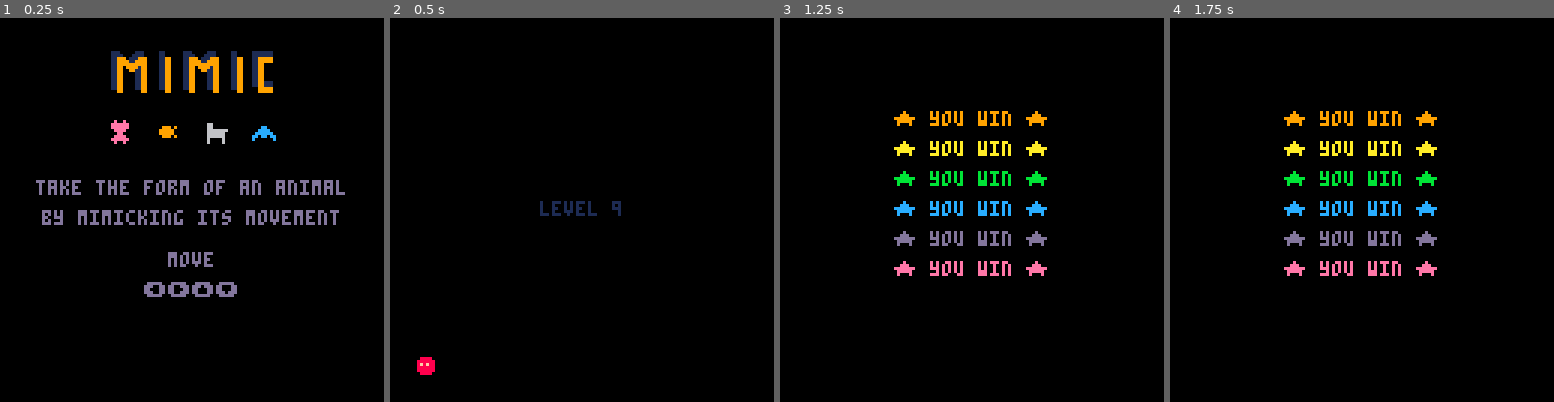
Above: before the commit, frames 1-4 (left to right).
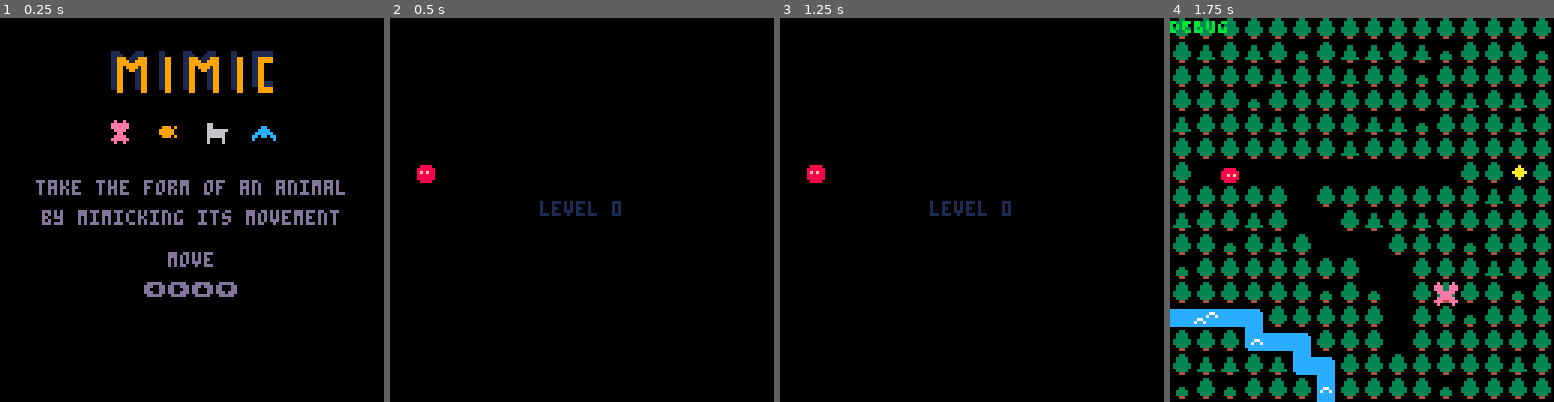
Above: after the commit, the same moments.

Repository: sourencho/mimic
Game: PICO-8 cartridge mimic.p8
Same seed, same stepped clock (60 frames per second), same inputs: the game is played once before the commit and once after it.
Inputs:
- Up to frame 1 (0.25 s): no input
- Up to frame 2 (0.5 s): tap X (X key) at 0.33 s
- Up to frame 3 (1.25 s): tap O (Z key) at 0.7 s; tap X (X key) at 1.07 s
- Up to frame 4 (1.75 s): hold Right from 1.6 s (still down); tap O (Z key) at 1.7 s

Frame 1 is identical in both runs. In frame 2, 0.4% of the frame differs, in the area x 7-60%, y 38-93%; in frame 3, 3.9%; in frame 4, 41%, in the area x 0-100%, y 0-100%.

Commit message:
Draft of win vfx sparks

Diff:
--- a/mimic.p8
+++ b/mimic.p8
@@ -7,7 +7,7 @@
 -- DATA
 
 -- SETTINGS
-start_level = 9
+start_level = 0
 
 slow_speed = 20 -- the larger the slower the npcs move
 tile_slow_speed = 2 -- the larger the slower the tiles animate
@@ -24,7 +24,7 @@
 level_size = 16
 level_count = 9
 
-debug_mode = false
+debug_mode = true
 debug = "DEBUG\n"
 
 show_trail = false
@@ -90,6 +90,7 @@
     state = "splash", -- possible values [splash, play, won]
     level = start_level,
     tick = 0,
+    level_end_tick = 0,
     pause_count = 0, -- the amount of ticks to pause the game
 }
 
@@ -156,6 +157,7 @@
     --    draw_fn = foobar(pos, curr_tick, start_tick, end_tick),
     --    start_tick = 0,
     --    end_tick = 0,
+    --    meta_data = {}
     --}
 }
 
@@ -198,7 +200,8 @@
         col = col,
         draw_fn = draw_fn,
         start_tick = game.tick,
-        end_tick = end_tick
+        end_tick = end_tick,
+        meta_data = {},
     }
     add(particles, trail)
 end
@@ -674,7 +677,7 @@
     if (btnp(1)) pl.dx = 1
     if (btnp(2)) pl.dy = -1
     if (btnp(3)) pl.dy = 1
-    -- if (btnp(4)) show_trail = not show_trail
+    -- if (btnp(4)) win_vfx({4, 4})
     if (btnp(5)) then
         if game.state == "splash" then
             game.state = "play"
@@ -719,6 +722,8 @@
     if is_static_tile(win, p.x, p.y) then
         change_level = game.level + 1
         sfx(11)
+        win_vfx({p.x, p.y})
+        game.level_end_tick = game.tick
         return
     end
 
@@ -896,9 +901,9 @@
 
 function init_level(_level)
     actors = {}
-    particles={}
+    --particles={}
     game.level = _level
-    game.tick = 0
+    -- game.tick = 0
     init_tiles(_level)
     init_actors(_level)
     init_player(_level)
@@ -958,22 +963,27 @@
 -->8
 -- vfx
 
-function draw_heart(pos, col, curr_tick, start_tick, end_tick)
+function draw_spark(pos, col, curr_tick, start_tick, end_tick, meta_data)
+    local delta = curr_tick - start_tick
+    circfill(pos[1] + meta_data.dir[1] * delta, pos[2] + meta_data.dir[2] * delta, 1, col)
+end
+
+function draw_heart(pos, col, curr_tick, start_tick, end_tick, meta_data)
     local waver = game.tick % 4
     if (game.tick % 8) < 4 then waver *= -1 end
     waver += ({[true]=1,[false]=-1})[(rnd() > 0.5)]*flr(rnd(1))
     print("\135", pos[1] + (waver - 4), pos[2] - (curr_tick - start_tick), 8)
 end
 
-function draw_confused_animal(pos, col, curr_tick, start_tick, end_tick)
+function draw_confused_animal(pos, col, curr_tick, start_tick, end_tick, meta_data)
     print("!", pos[1] + 3, pos[2] + 1, col)
 end
 
-function draw_dot(pos, col, curr_tick, start_tick, end_tick)
+function draw_dot(pos, col, curr_tick, start_tick, end_tick, meta_data)
     rectfill(pos[1] + 3, pos[2] + 3, pos[1] + 4, pos[2] + 4, col)
 end
 
-function draw_blocked_cross(pos, col, curr_tick, start_tick, end_tick)
+function draw_blocked_cross(pos, col, curr_tick, start_tick, end_tick, meta_data)
     line(pos[1] + 2, pos[2] + 2, pos[1] + 5, pos[2] + 5, col)
     line(pos[1] + 2, pos[2] + 5, pos[1] + 5, pos[2] + 2, col)
 end
@@ -987,6 +997,7 @@
         draw_fn = draw_confused_animal,
         start_tick = game.tick,
         end_tick = game.tick,
+        meta_data = {},
     }
     local new_dest_particle = {
         pos = {(a.x + new_move[1])*8, (a.y + new_move[2])*8},
@@ -994,6 +1005,7 @@
         draw_fn = draw_cross,
         start_tick = game.tick,
         end_tick = game.tick,
+        meta_data = {},
     }
     local blocked_dest_particle = {
         pos = {(a.x + old_move[1])*8, (a.y + old_move[2])*8},
@@ -1001,6 +1013,7 @@
         draw_fn = draw_dot,
         start_tick = game.tick,
         end_tick = game.tick,
+        meta_data = {},
     }
     add(particles, confused_animal_particle)
     add(particles, blocked_dest_particle)
@@ -1018,10 +1031,25 @@
                 col = 10,
                 draw_fn = draw_heart,
                 start_tick = game.tick,
-                end_tick = end_tick
+                end_tick = end_tick,
+                meta_data = {},
             }
             add(particles, heart)
         end
+    end
+end
+
+function win_vfx(pos)
+    for i=0,10 do
+        spark = {
+            pos = {pos[1]*8 + 4, pos[2]*8 + 4},
+            col = 10,
+            draw_fn = draw_spark,
+            start_tick = game.tick,
+            end_tick = game.tick + 60,
+            meta_data = {dir = {rnd(2) - 1, rnd(2) - 1}},
+        }
+        add(particles, spark)
     end
 end
 
@@ -1057,6 +1085,7 @@
 
 function draw_level_splash(l)
     draw_actor(pl)
+    draw_particles()
     local level_text="level "..l
     print(level_text, hcenter(level_text), vcenter(level_text), 1)
 end
@@ -1106,7 +1135,7 @@
 end
 
 function draw_particle(p)
-    p.draw_fn(p.pos, p.col, game.tick, p.start_tick, p,end_tick)
+    p.draw_fn(p.pos, p.col, game.tick, p.start_tick, p.end_tick, p.meta_data)
 end
 
 function draw_actors()
@@ -1250,7 +1279,7 @@
 
 function draw_play()
     cls()
-    if game.tick < 50 then
+    if game.tick - game.level_end_tick < 50 then
         draw_level_splash(game.level)
     else
         draw_level()
